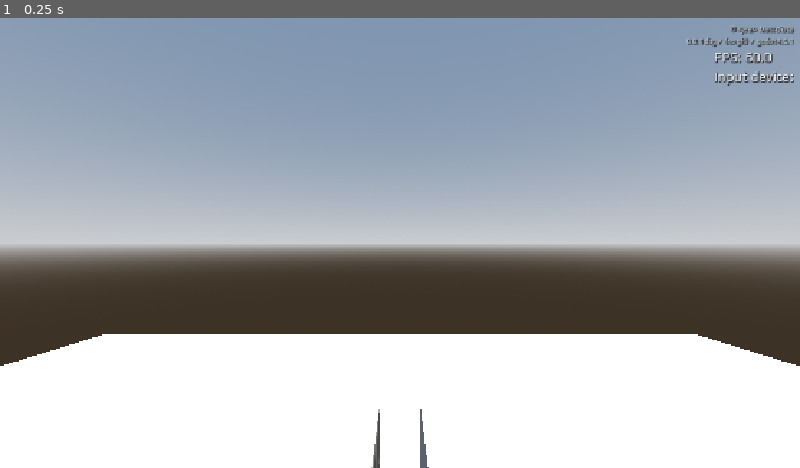
Above: before the commit, frame 1.
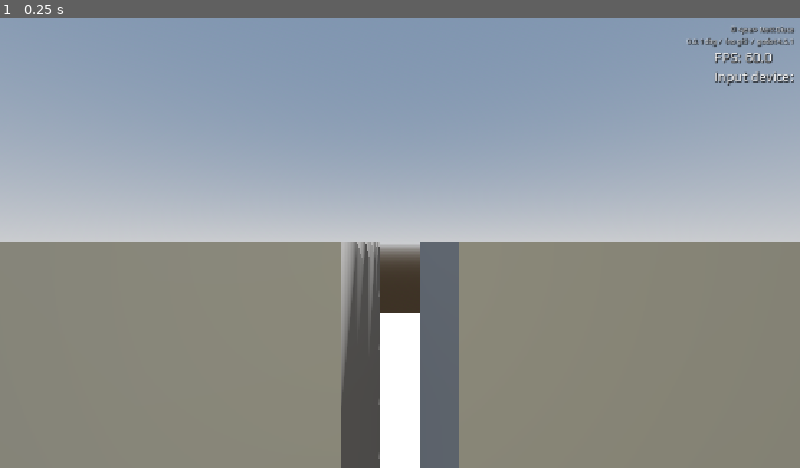
Above: after the commit, the same moment.

Repository: mgiuca/two-hands
Game: Godot game, scene res://scenes/main.tscn
Same seed, same stepped clock (60 frames per second), same inputs: the game is played once before the commit and once after it.
Inputs:
- Up to frame 1 (0.25 s): no input

The runs differ from the first frame. In frame 1, 46% of the frame differs, in the area x 0-100%, y 49-100%.

Commit message:
Lower camera height to 1.3.
Even though 1.7 is more normal, I couldn't actually see the locks.

Diff:
--- a/scenes/main.tscn
+++ b/scenes/main.tscn
@@ -93,7 +93,7 @@
 [node name="XROrigin" type="XROrigin3D" parent="."]
 
 [node name="XRCamera" type="XRCamera3D" parent="XROrigin"]
-transform = Transform3D(1, 0, 0, 0, 1, 0, 0, 0, 1, 0, 1.7, 0)
+transform = Transform3D(1, 0, 0, 0, 1, 0, 0, 0, 1, 0, 1.3, 0)
 current = true
 
 [node name="LeftHand" type="XRController3D" parent="XROrigin"]
